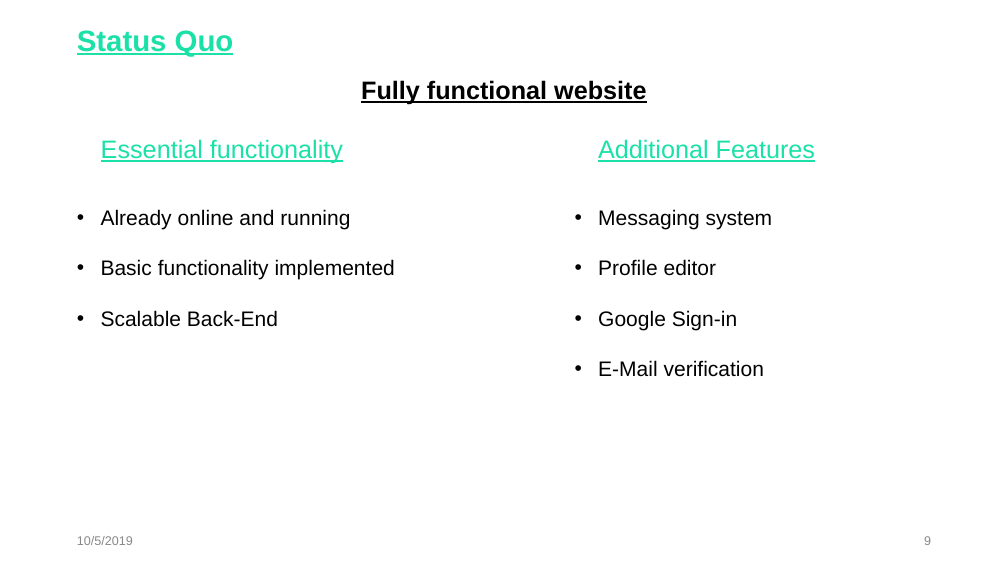
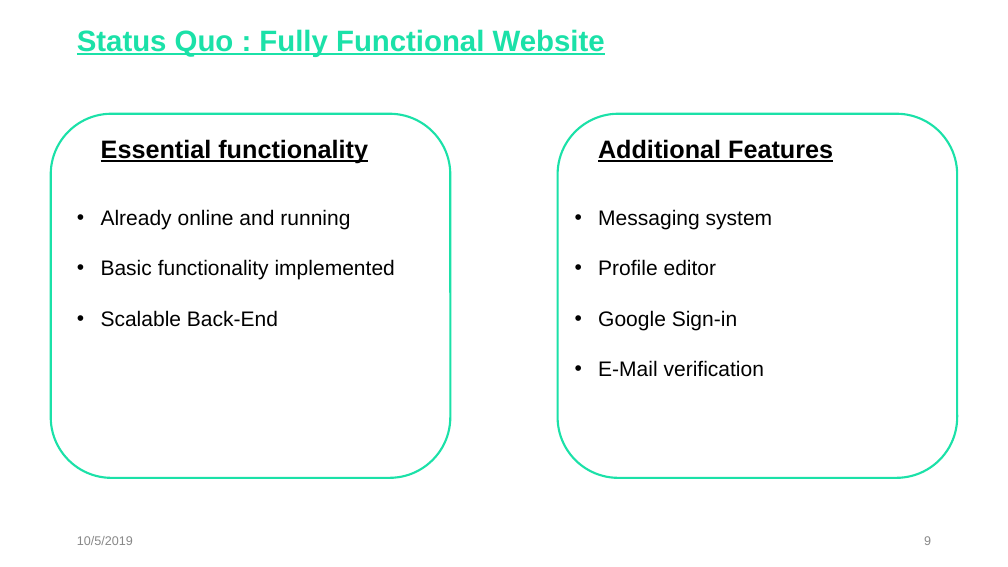
Before and after one commit to TonyChopper9/FoundingBuddies, a slide deck: slide 9 of Documents/FoundingBuddies_Pitch.pptx. Drawn at 1008x567 pixels with LibreOffice and Linux fonts; fonts in the diff are those of the drawing. Boxes give left, top, right and bottom in pixels: in the first picture for what was removed or moved away, otherwise in the second. Text is boxed around its words. In the diff, an @@ line names an element or a change of style, - is before the commit and + after.

```diff
--- a/Documents/FoundingBuddies_Pitch.pptx
+++ b/Documents/FoundingBuddies_Pitch.pptx
@@ text at box(77, 29, 605, 56): text changed @@
-Status Quo
+Status Quo : Fully Functional Website
@@ text removed at box(361, 80, 646, 104) @@
-Fully functional website
@@ rounded rectangle added at box(51, 113, 451, 478), outline #1BE1A8 2 pt @@
@@ rounded rectangle added at box(558, 113, 958, 478), outline #1BE1A8 2 pt @@
@@ text "Essential functionality" at box(101, 139, 368, 163): text colour #1BE1A8 to #000000, bold on @@
@@ text "Additional Features" at box(598, 139, 833, 162): text colour #1BE1A8 to #000000, bold on @@
```
Also in this commit, not shown: 1 other slide changed, 1 other file.
